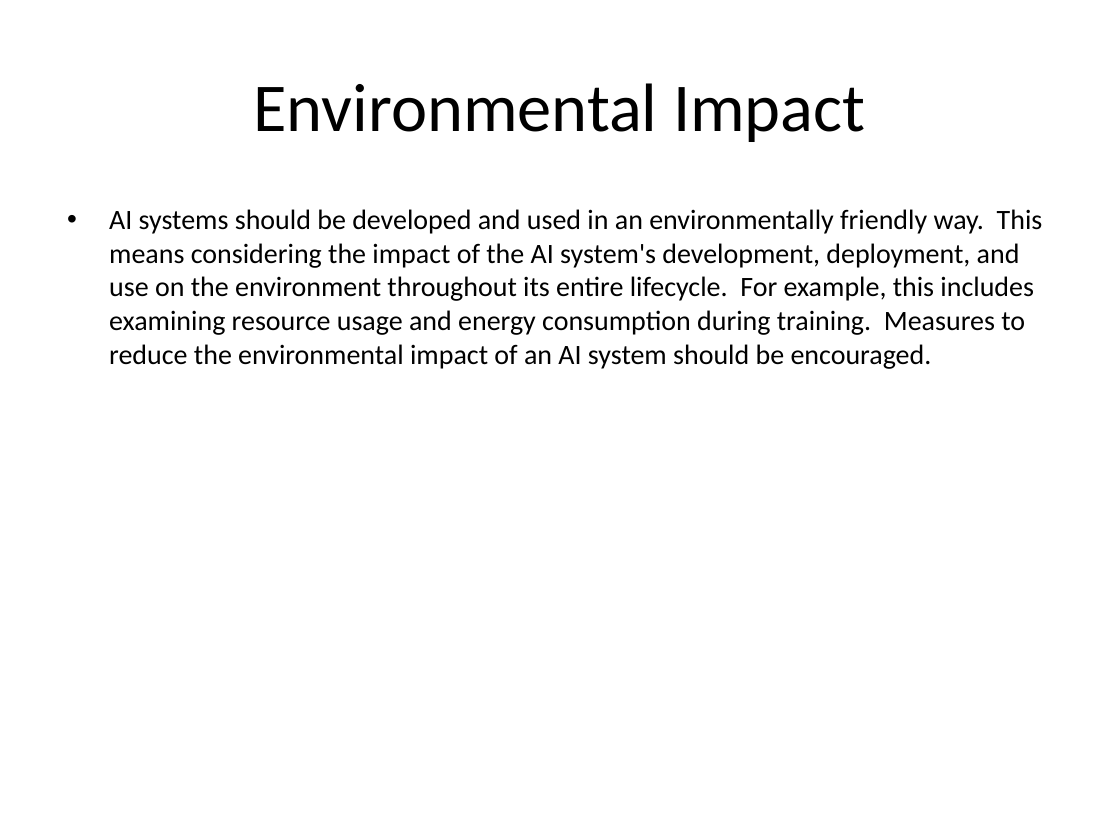
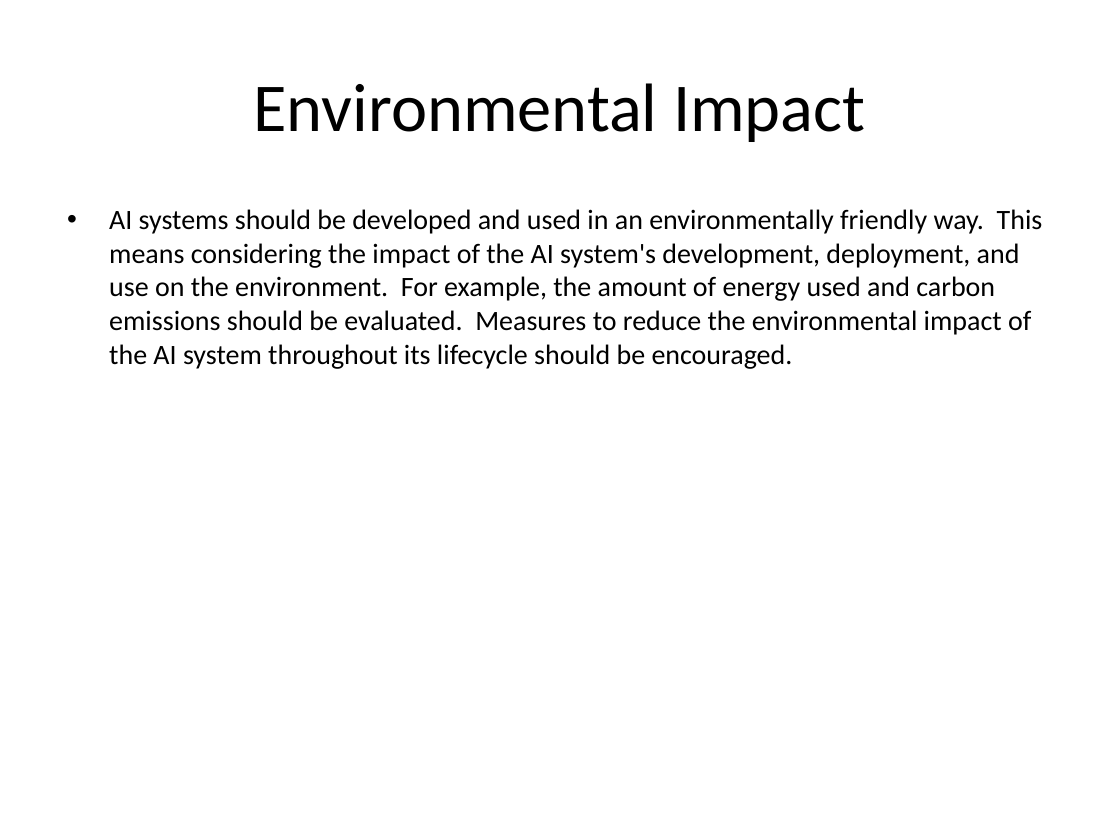
Before and after one commit to soumyajee/PPT_Slide_Agents, a slide deck: slide 31 of presentation.pptx. Drawn at 1120x840 pixels with LibreOffice and Linux fonts; fonts in the diff are those of the drawing. Boxes give left, top, right and bottom in pixels: in the first picture for what was removed or moved away, otherwise in the second. Text is boxed around its words. In the diff, an @@ line names an element or a change of style, - is before the commit and + after.

```diff
--- a/presentation.pptx
+++ b/presentation.pptx
@@ text at box(109, 209, 1043, 369): text changed @@
-• AI systems should be developed and used in an environmentally friendly way. This means considering the impact of the AI system's development, deployment, and use on the environment throughout its entire lifecycle. For example, this includes examining resource usage and energy consumption during training. Measures to reduce the environmental impact of an AI system should be encouraged.
+• AI systems should be developed and used in an environmentally friendly way. This means considering the impact of the AI system's development, deployment, and use on the environment. For example, the amount of energy used and carbon emissions should be evaluated. Measures to reduce the environmental impact of the AI system throughout its lifecycle should be encouraged.
```
Also in this commit, not shown: 37 other slides changed.
